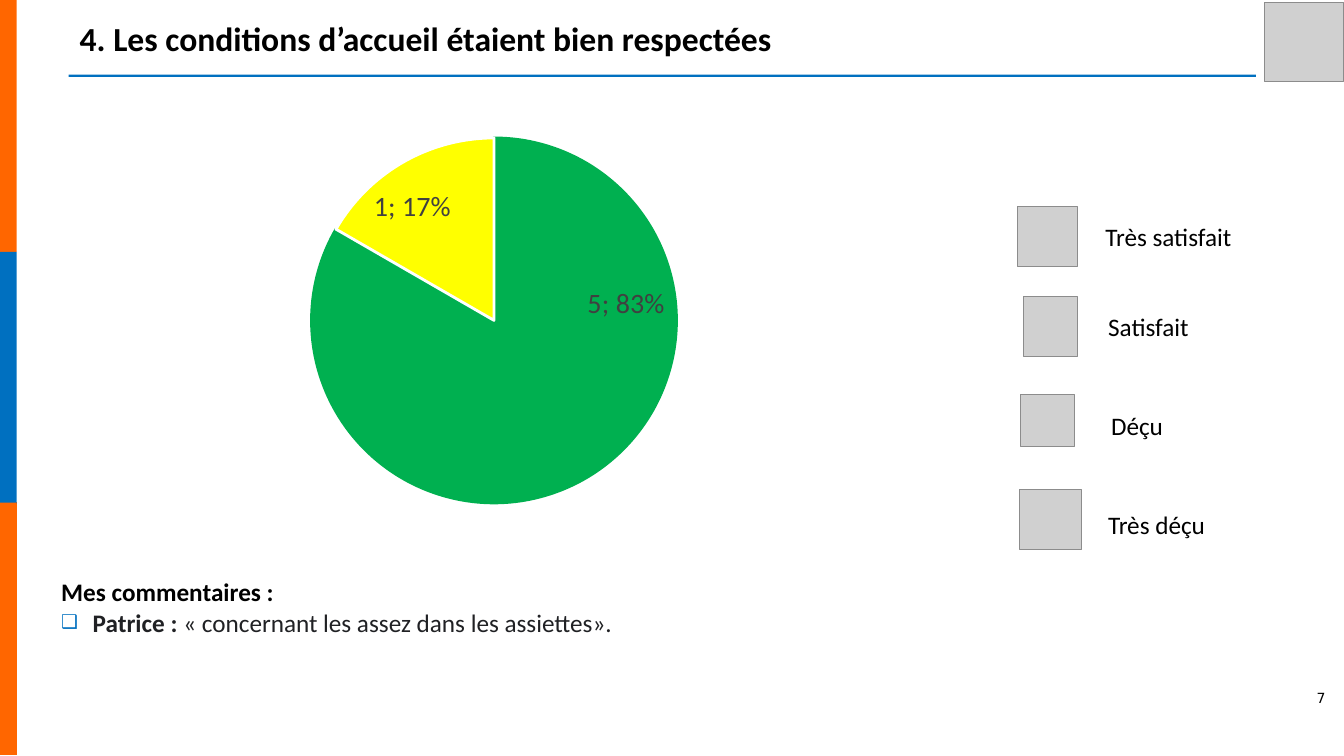
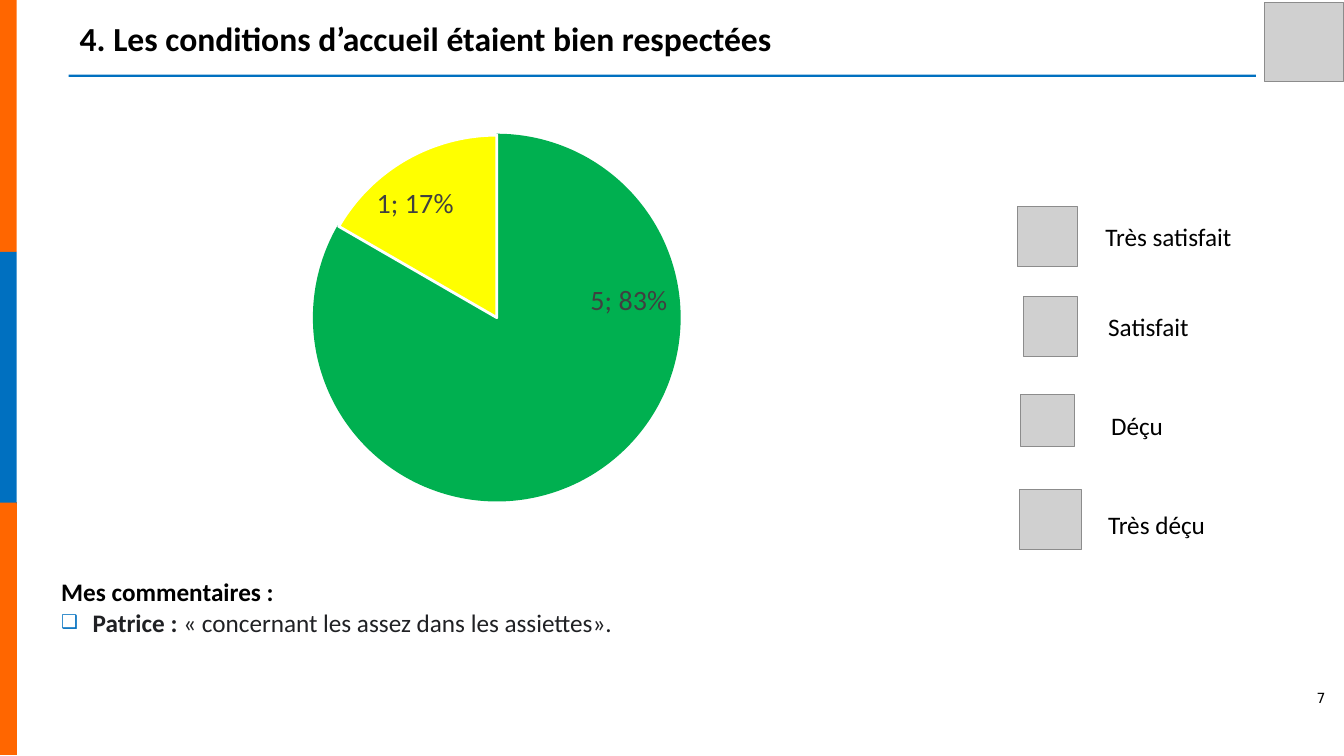
Before and after one commit to studio-catapulte/nefia-client-services, a slide deck: slide 7 of templates/analysis-block.pptx. Drawn at 1344x756 pixels with LibreOffice and Linux fonts; fonts in the diff are those of the drawing; grey boxes stand for pictures; background and template pictures are left out. Boxes give left, top, right and bottom in pixels: in the first picture for what was removed or moved away, otherwise in the second. Text is boxed around its words. In the diff, an @@ line names an element or a change of style, - is before the commit and + after.

```diff
--- a/templates/analysis-block.pptx
+++ b/templates/analysis-block.pptx
@@ pie chart at [70,96,966,539] @@
@@ plot area changed @@
```
Also in this commit, not shown: 1 other file.
